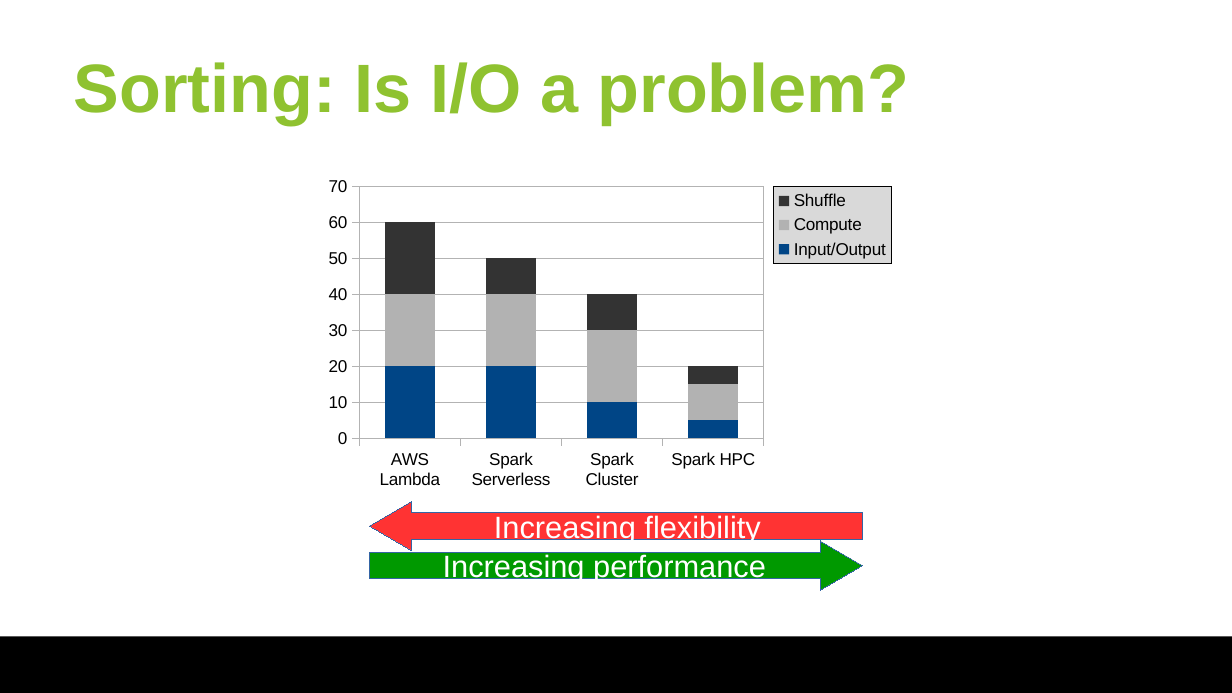
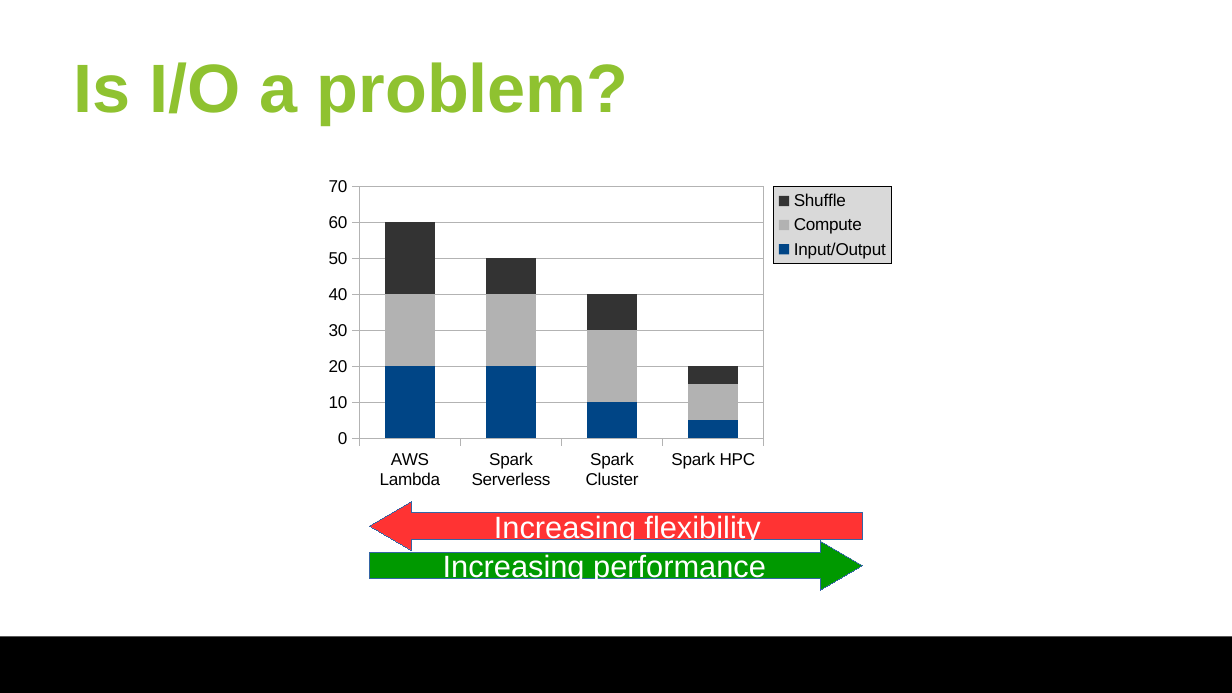
Before and after one commit to huangyibo/spark-summit-18, a slide deck: slide 7 of slides/spark-summit-18.odp. Drawn at 1232x693 pixels with LibreOffice and Linux fonts; fonts in the diff are those of the drawing; background and template pictures are left out. Boxes give left, top, right and bottom in pixels: in the first picture for what was removed or moved away, otherwise in the second. Text is boxed around its words. In the diff, an @@ line names an element or a change of style, - is before the commit and + after.

Commit message:
slides

```diff
--- a/slides/spark-summit-18.odp
+++ b/slides/spark-summit-18.odp
@@ title at bbox=[74, 62, 628, 125]: text changed @@
-Sorting: Is I/O a problem?
+Is I/O a problem?
```
Also in this commit, not shown: 1 other slide changed.
